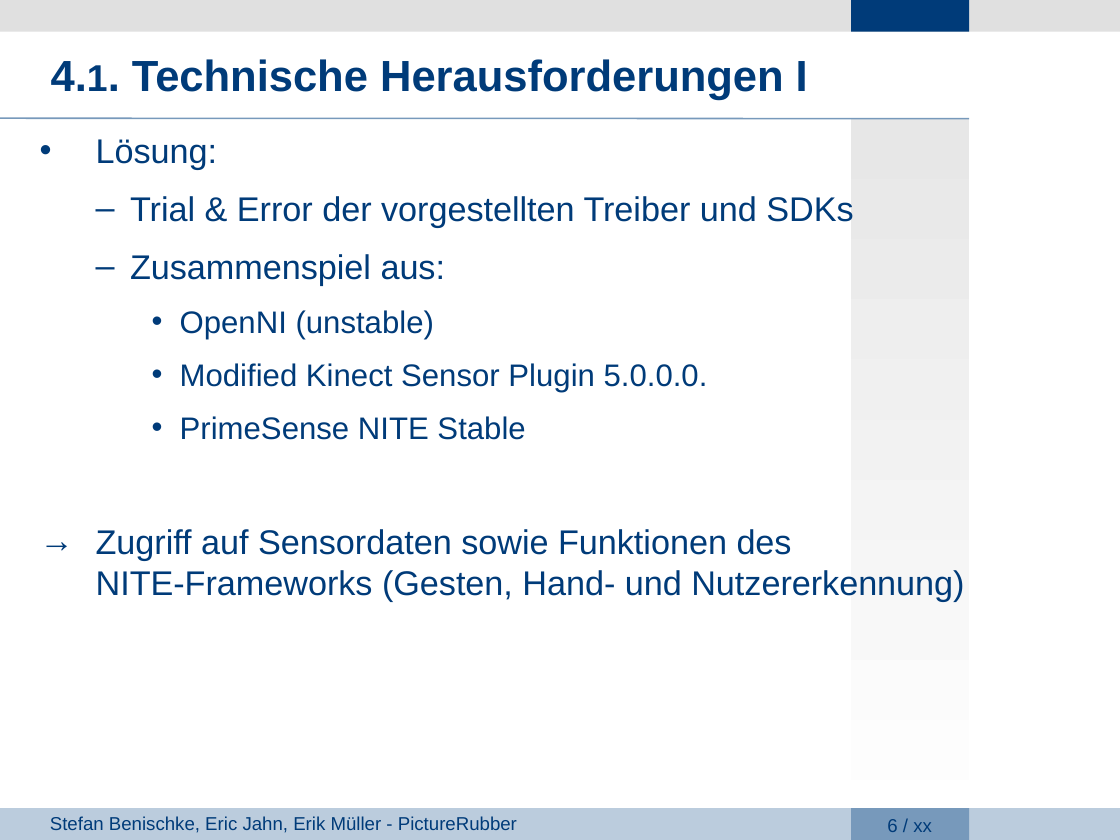
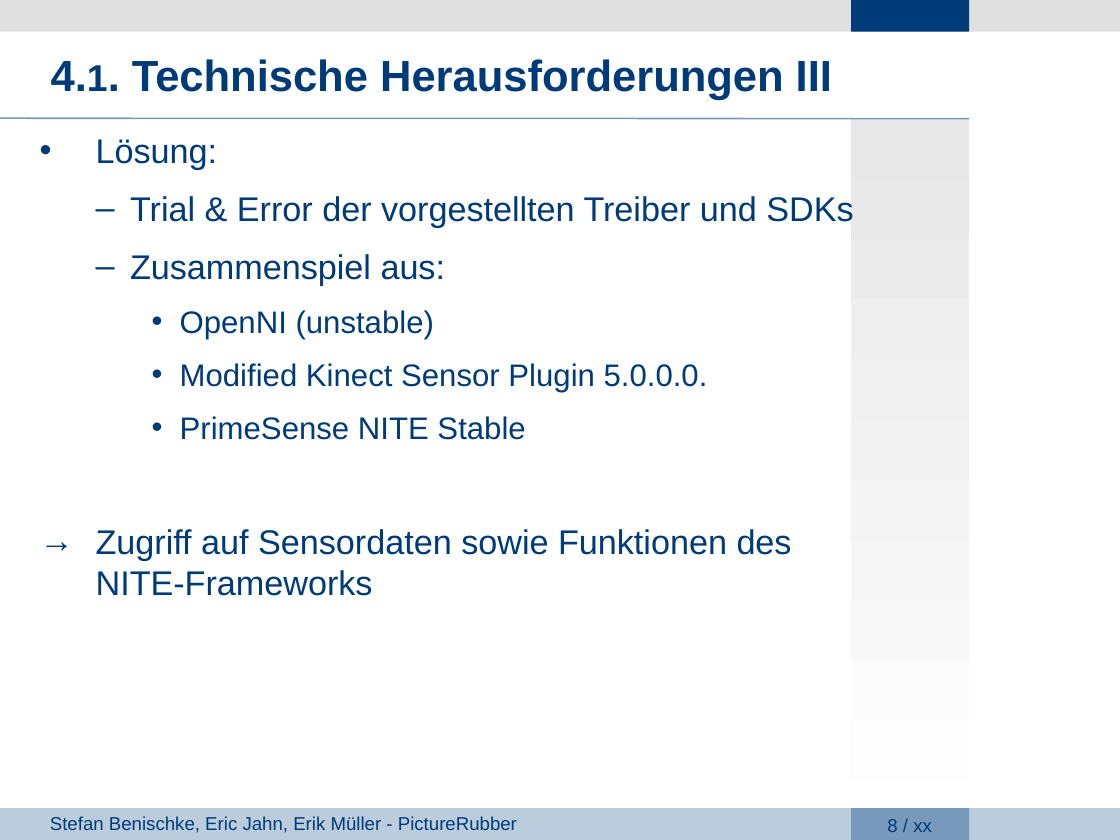
Before and after one commit to giuliarouge/picturerubber, a slide deck: slide 8 of Präsentation.ppt (slide 6 before the commit). Drawn at 1120x840 pixels with LibreOffice and Linux fonts; fonts in the diff are those of the drawing; background and template pictures are left out. Boxes give left, top, right and bottom in pixels: in the first picture for what was removed or moved away, otherwise in the second. Text is boxed around its words. In the diff, an @@ line names an element or a change of style, - is before the commit and + after.

```diff
--- a/Präsentation.ppt
+++ b/Präsentation.ppt
@@ text at (51,59,832,101): text changed @@
-4.1. Technische Herausforderungen I
+4.1. Technische Herausforderungen III
@@ text at (96,529,792,596): text changed @@
-→ Zugriff auf Sensordaten sowie Funktionen des
-  NITE-Frameworks (Gesten, Hand- und Nutzererkennung)
+→ Zugriff auf Sensordaten sowie Funktionen des
+  NITE-Frameworks
```
Also in this commit, not shown: 5 other slides changed, 8 slides added, 1 slide removed, 3 other files.
